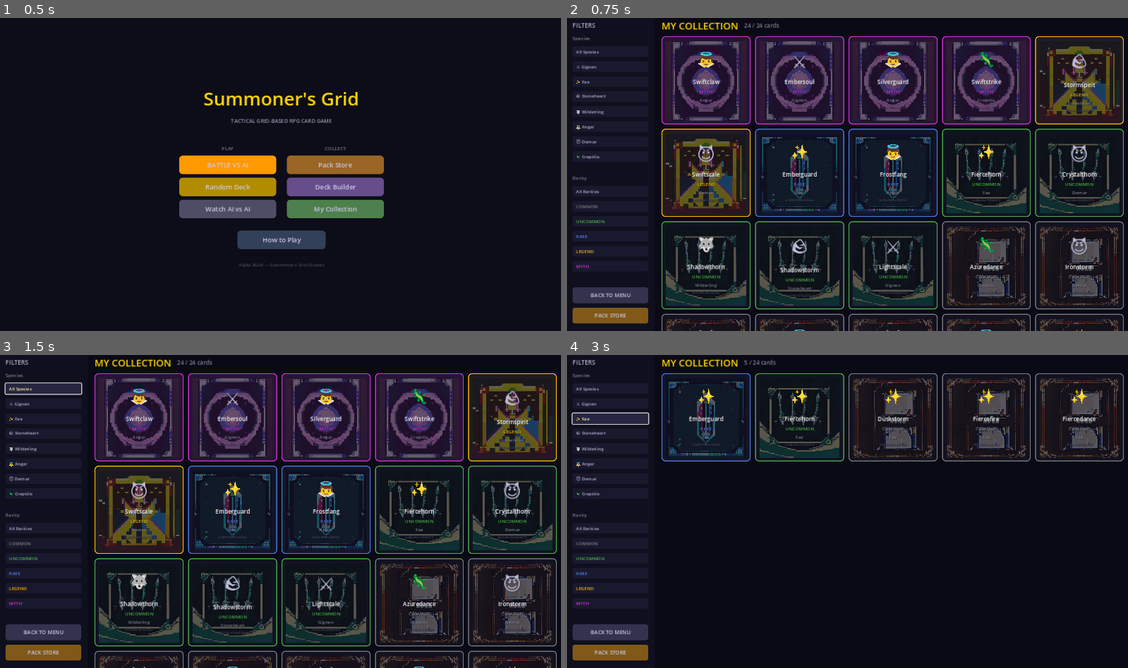
Above: before the commit, frames 1-4 (two rows, left to right).
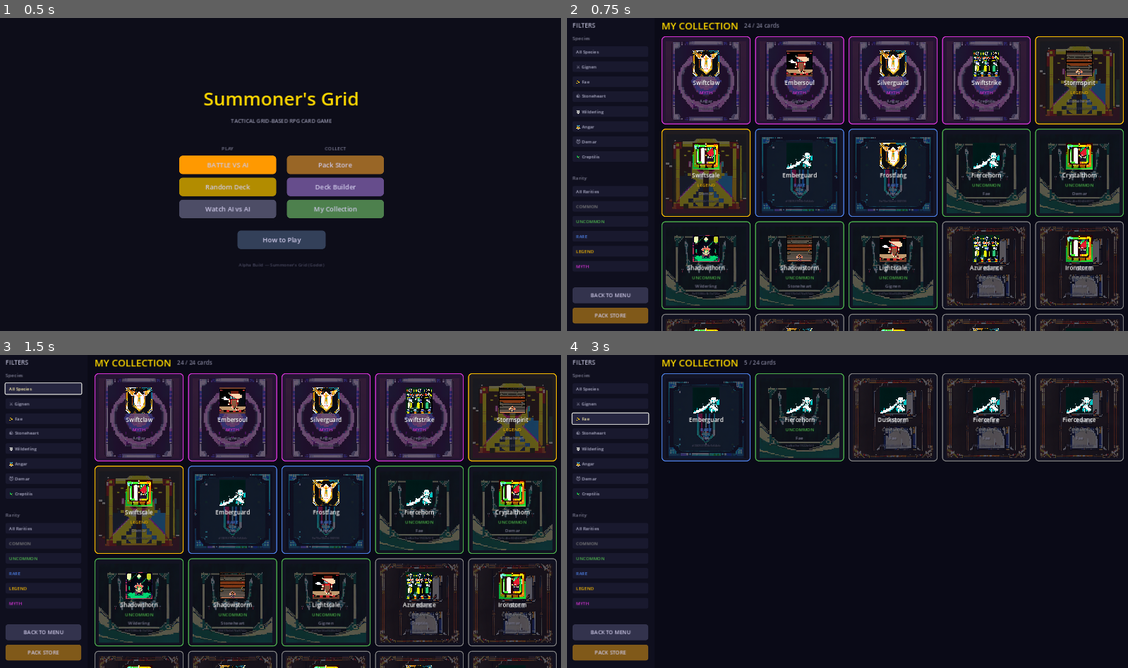
Above: after the commit, the same moments.

Repository: look-itsaxiom/summoners-grid
Game: Godot game, scene res://scenes/menu.tscn
Same seed, same stepped clock (60 frames per second), same inputs: the game is played once before the commit and once after it.
Inputs:
- Up to frame 1 (0.5 s): no input
- Up to frame 2 (0.75 s): click "My Collection" at 0.5 s
- Up to frame 3 (1.5 s): click "All Species" at 1.25 s
- Up to frame 4 (3 s): click "⚔️ Gignen" at 2 s; click "✨ Fae" at 2.75 s

Frame 1 is identical in both runs. In frame 2, 6.9% of the frame differs, in the area x 21-95%, y 10-100%; in frame 3, 6.9%; in frame 4, 1.6%.

Commit message:
feat: species sprites in collection + pack opening cards
Replace emoji with AI-generated species sprites on:
- Collection gallery cards (60x60 centered)
- Pack opening reveal cards (50x50 centered)
- Emoji fallback if sprite not found

Same 7 species sprites already on the game board now appear
throughout the entire product — consistent visual identity.

Co-Authored-By: Claude Opus 4.6 (1M context) <noreply@anthropic.com>

Diff:
--- a/godot/scripts/ui/collection.gd
+++ b/godot/scripts/ui/collection.gd
@@ -29,11 +29,18 @@
 # Card frame textures by rarity
 var _card_frames: Dictionary = {}
 
+# Species sprite textures
+var _species_sprites: Dictionary = {}
+
 func _load_card_frames() -> void:
 	for r in ["common", "uncommon", "rare", "legend", "myth"]:
 		var path := "res://assets/card_frames/%s.png" % r
 		if ResourceLoader.exists(path):
 			_card_frames[r] = load(path)
+	for sp in ["gignen", "fae", "stoneheart", "wilderling", "angar", "demar", "creptilis"]:
+		var path := "res://assets/sprites/%s.png" % sp
+		if ResourceLoader.exists(path):
+			_species_sprites[sp] = load(path)
 
 
 func _ready() -> void:
@@ -307,12 +314,22 @@
 	vbox.alignment = BoxContainer.ALIGNMENT_CENTER
 	panel.add_child(vbox)
 
-	# Species emoji
-	var emoji := Label.new()
-	emoji.text = SPECIES_EMOJI.get(card.get("species", ""), "🃏")
-	emoji.add_theme_font_size_override("font_size", 40)
-	emoji.horizontal_alignment = HORIZONTAL_ALIGNMENT_CENTER
-	vbox.add_child(emoji)
+	# Species art (sprite if available, emoji fallback)
+	var sp: String = card.get("species", "")
+	if sp in _species_sprites and _species_sprites[sp] != null:
+		var sprite := TextureRect.new()
+		sprite.texture = _species_sprites[sp]
+		sprite.custom_minimum_size = Vector2(60, 60)
+		sprite.expand_mode = TextureRect.EXPAND_FIT_WIDTH_PROPORTIONAL
+		sprite.stretch_mode = TextureRect.STRETCH_KEEP_ASPECT_CENTERED
+		sprite.size_flags_horizontal = Control.SIZE_SHRINK_CENTER
+		vbox.add_child(sprite)
+	else:
+		var emoji := Label.new()
+		emoji.text = SPECIES_EMOJI.get(sp, "🃏")
+		emoji.add_theme_font_size_override("font_size", 40)
+		emoji.horizontal_alignment = HORIZONTAL_ALIGNMENT_CENTER
+		vbox.add_child(emoji)
 
 	# Card name
 	var name_lbl := Label.new()
--- a/godot/scripts/ui/pack_opening.gd
+++ b/godot/scripts/ui/pack_opening.gd
@@ -30,6 +30,7 @@
 var _sfx: Node
 var _is_revealing := false
 var _pack_type: String = "standard"
+var _species_sprites: Dictionary = {}
 
 # Can be set directly or read from ApiClient autoload
 var pack_data: Dictionary = {}
@@ -37,6 +38,10 @@
 
 func _ready() -> void:
 	_sfx = get_node_or_null("/root/SFX")
+	for sp in ["gignen", "fae", "stoneheart", "wilderling", "angar", "demar", "creptilis"]:
+		var path := "res://assets/sprites/%s.png" % sp
+		if ResourceLoader.exists(path):
+			_species_sprites[sp] = load(path)
 
 	# Read pack data from ApiClient if not set directly
 	if pack_data.is_empty():
@@ -247,13 +252,23 @@
 	for child in vbox.get_children():
 		child.queue_free()
 
-	# Species emoji
-	var species_map := {"gignen": "⚔️", "fae": "✨", "stoneheart": "🪨", "wilderling": "🐺", "angar": "👼", "demar": "😈", "creptilis": "🦎"}
-	var emoji := Label.new()
-	emoji.text = species_map.get(card.get("species", ""), "🃏")
-	emoji.add_theme_font_size_override("font_size", 36)
-	emoji.horizontal_alignment = HORIZONTAL_ALIGNMENT_CENTER
-	vbox.add_child(emoji)
+	# Species art
+	var sp: String = card.get("species", "")
+	if sp in _species_sprites and _species_sprites[sp] != null:
+		var sprite := TextureRect.new()
+		sprite.texture = _species_sprites[sp]
+		sprite.custom_minimum_size = Vector2(50, 50)
+		sprite.expand_mode = TextureRect.EXPAND_FIT_WIDTH_PROPORTIONAL
+		sprite.stretch_mode = TextureRect.STRETCH_KEEP_ASPECT_CENTERED
+		sprite.size_flags_horizontal = Control.SIZE_SHRINK_CENTER
+		vbox.add_child(sprite)
+	else:
+		var species_map := {"gignen": "⚔️", "fae": "✨", "stoneheart": "🪨", "wilderling": "🐺", "angar": "👼", "demar": "😈", "creptilis": "🦎"}
+		var emoji := Label.new()
+		emoji.text = species_map.get(sp, "🃏")
+		emoji.add_theme_font_size_override("font_size", 36)
+		emoji.horizontal_alignment = HORIZONTAL_ALIGNMENT_CENTER
+		vbox.add_child(emoji)
 
 	# Name
 	var name_lbl := Label.new()
